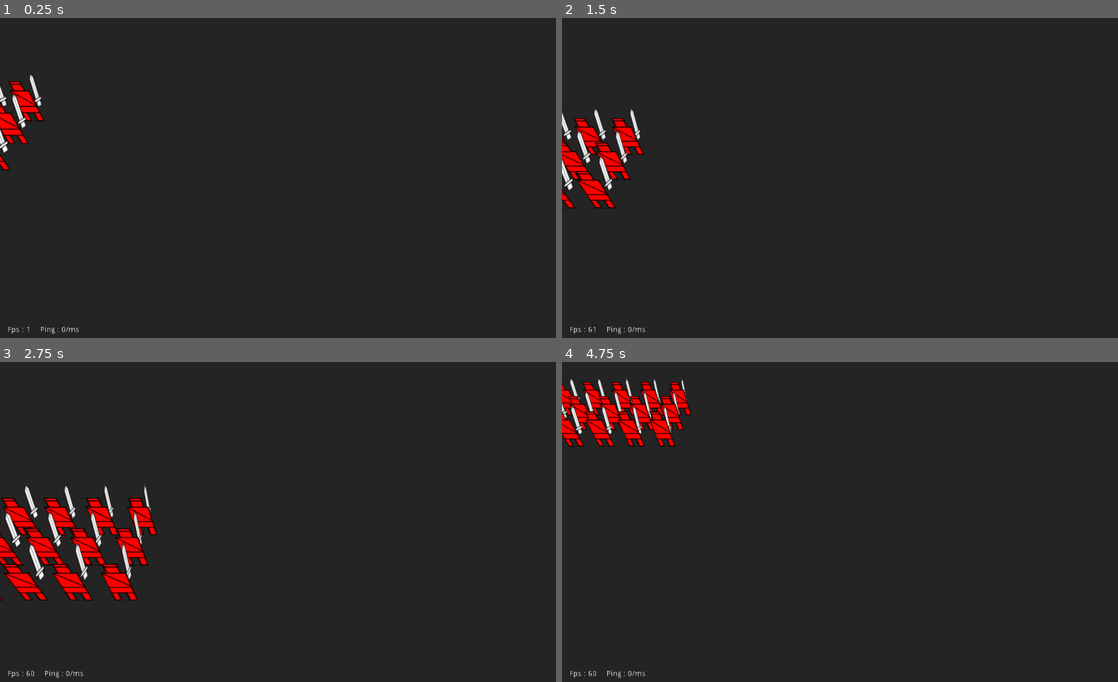
Above: before the commit, frames 1-4 (two rows, left to right).
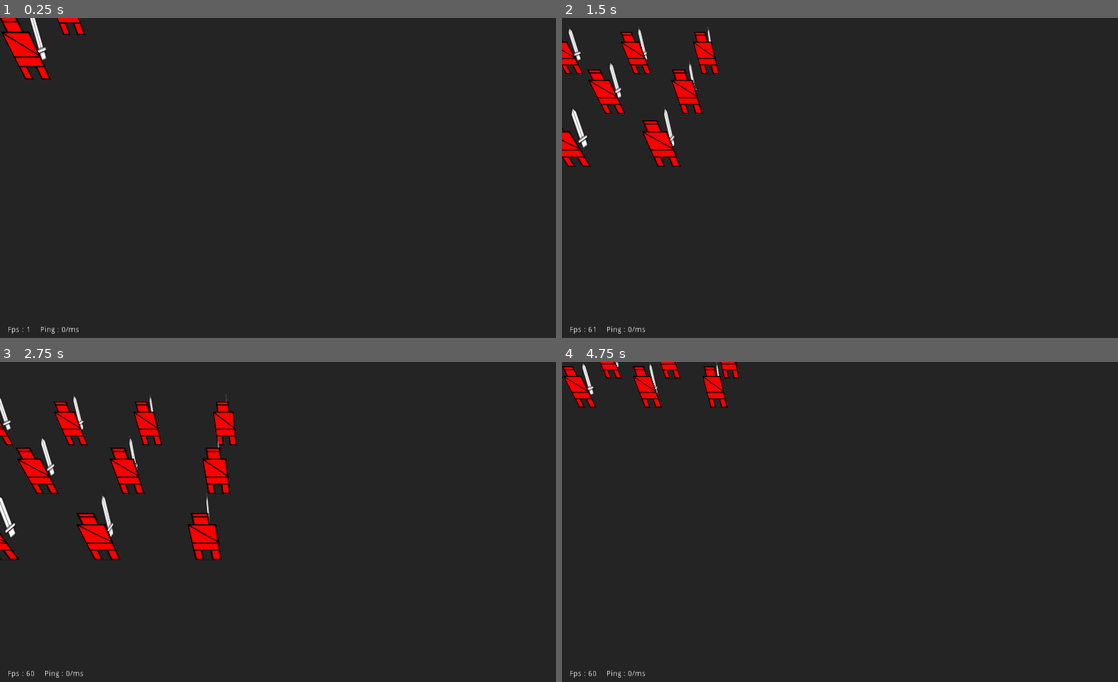
Above: after the commit, the same moments.

Repository: renosyah/nation-conquest
Game: Godot game, scene res://gameplay/mp/host/host.tscn
Same seed, same stepped clock (60 frames per second), same inputs: the game is played once before the commit and once after it. This scene is started directly instead of the project's main scene.
Inputs (mouse positions are in pixels of both pictures, inside the frame that each line leads up to):
- Up to frame 1 (0.25 s): no input
- Up to frame 2 (1.5 s): move the mouse to (962, 165) at 0.52 s; click (962, 165) at 0.67 s; tap Enter at 1.25 s; drag from (728, 197) to (812, 245) at 1.27 s
- Up to frame 3 (2.75 s): move the mouse to (333, 451) at 2.02 s; click (333, 451) at 2.17 s
- Up to frame 4 (4.75 s): tap Space at 2.75 s; drag from (812, 589) to (673, 477) at 2.77 s; move the mouse to (1006, 573) at 3.52 s; click (1006, 573) at 3.67 s; tap Enter at 4.25 s; drag from (673, 477) to (756, 442) at 4.27 s

The runs differ from the first frame. In frame 1, 2.0% of the frame differs, in the area x 0-16%, y 0-48%; in frame 2, 4.9%; in frame 3, 8.8%, in the area x 0-43%, y 10-75%; in frame 4, 4.2%.
Error in both runs: Invalid get index 'seed' (on base: 'Dictionary'). (res://gameplay/mp/host/host.gd:37)

Commit message:
better squad combat # 2

Diff:
--- /dev/null
+++ b/assets/hit_particle/custom_particle/custom_text_particle.gd
@@ -0,0 +1,21 @@
+extends CPUParticles
+class_name CustomTextParticle
+
+onready var timer = $Timer
+
+func is_emitting() -> bool:
+	return not timer.is_stopped()
+
+func display_hit(s :String):
+	if is_emitting():
+		return
+
+	if not mesh is TextMesh:
+		return
+
+	(mesh as TextMesh).text = s
+
+	timer.start()
+
+	amount = int(rand_range(2, 4))
+	emitting = true
--- /dev/null
+++ b/assets/hit_particle/custom_particle/custom_text_particle.tscn
@@ -0,0 +1,45 @@
+[gd_scene load_steps=6 format=2]
+
+[ext_resource path="res://assets/ui/fonts/montserrat_eb_32.tres" type="DynamicFont" id=1]
+[ext_resource path="res://assets/hit_particle/custom_particle/custom_text_particle.gd" type="Script" id=2]
+
+[sub_resource type="SpatialMaterial" id=11]
+flags_unshaded = true
+flags_do_not_receive_shadows = true
+flags_disable_ambient_light = true
+vertex_color_use_as_albedo = true
+params_billboard_mode = 1
+params_billboard_keep_scale = true
+
+[sub_resource type="TextMesh" id=12]
+material = SubResource( 11 )
+text = "Wack!"
+font = ExtResource( 1 )
+
+[sub_resource type="Curve" id=10]
+_data = [ Vector2( 0.0376569, 0.929545 ), 0.0, 0.0, 0, 0, Vector2( 1, 0.464773 ), -1.58776, 0.0, 0, 0 ]
+
+[node name="CPUParticles" type="CPUParticles"]
+cast_shadow = 0
+generate_lightmap = false
+emitting = false
+amount = 4
+lifetime = 0.7
+one_shot = true
+explosiveness = 1.0
+randomness = 0.4
+lifetime_randomness = 0.6
+mesh = SubResource( 12 )
+direction = Vector3( 0, 16, 0 )
+gravity = Vector3( 0, -25, 0 )
+initial_velocity = 10.0
+initial_velocity_random = 0.2
+scale_amount_curve = SubResource( 10 )
+script = ExtResource( 2 )
+__meta__ = {
+"_editor_description_": ""
+}
+
+[node name="Timer" type="Timer" parent="."]
+wait_time = 1.6
+one_shot = true
--- /dev/null
+++ b/assets/hit_particle/hit_particle.gd
@@ -0,0 +1,28 @@
+extends Spatial
+class_name HitParticle
+
+const custom_particle_scene = preload("res://assets/hit_particle/custom_particle/custom_text_particle.tscn")
+
+export var max_pool :int = 2
+var particles :Array = []
+
+func _ready():
+	set_as_toplevel(true)
+	for i in range(max_pool):
+		particles.append(_create_particle())
+
+func _create_particle() -> CustomTextParticle:
+	var custom_particle = custom_particle_scene.instance()
+	add_child(custom_particle)
+	return custom_particle
+
+func display_hit(s :String):
+	for i in particles:
+		if not i.is_emitting():
+			i.display_hit(s)
+			return
+
+	var _create_new = _create_particle()
+	_create_new.display_hit(s)
+
+	particles.append(_create_particle())
--- /dev/null
+++ b/assets/hit_particle/hit_particle.tscn
@@ -0,0 +1,9 @@
+[gd_scene load_steps=2 format=2]
+
+[ext_resource path="res://assets/hit_particle/hit_particle.gd" type="Script" id=2]
+
+[node name="hit_particle" type="Spatial"]
+script = ExtResource( 2 )
+__meta__ = {
+"_editor_description_": ""
+}
--- a/entity/squad/squad.gd
+++ b/entity/squad/squad.gd
@@ -7,23 +7,25 @@
 export var unit :Resource
 export var team :int = 0
 export var color :Color = Color.white
-export var max_unit :int = 16
-
-var units :Array = []
-var targets :Array = []
+export var max_unit :int = 15
 
 export var is_moving :bool = false
 export var move_to :Vector3
 export var margin :float = 0.3
 export var speed :int = 2
 
+export var formation_space :int = 2
+
+var _units :Array = []
+var _targets :Array = []
 var _velocity :Vector3
 
 puppet var _puppet_translation :Vector3
 onready var _input_detection = $input_detection
-onready var _sprite_3d = $Sprite3D
+onready var _sprite_3d =  $banner/Sprite3D
 onready var _agro_timer = $agro_timer
-onready var _unit_count = $unit_count
+onready var _unit_count = $banner/unit_count
+onready var _hit_particle = $hit_particle
 
 # Called when the node enters the scene tree for the first time.
 func _ready():
@@ -41,17 +43,21 @@
 		_unit.color = color
 		_unit.connect("unit_selected", self, "_unit_selected")
 		_unit.connect("unit_dead", self, "_unit_dead")
+		_unit.connect("unit_take_damage", self, "_unit_take_damage")
 		add_child(_unit)
 
 		_unit.set_as_toplevel(true)
 		_unit.translation = formations[pos] + Vector3(0, 2, 0)
-		units.append(_unit)
+		_units.append(_unit)
 		pos += 1
 
 func _unit_selected(_unit):
 	emit_signal("squad_selected", self)
 
-func _unit_dead(_unit):
+func _unit_take_damage(_unit :BaseUnit, _damage :int):
+	rpc_unreliable("_damage_unit", _unit.get_path(), _damage)
+
+func _unit_dead(_unit :BaseUnit):
 	rpc("_erase_unit", _unit.get_path())
 
 func _network_timmer_timeout() -> void:
@@ -59,32 +65,40 @@
 
 	if _is_master and _is_online:
 		rset_unreliable("_puppet_translation", global_transform.origin)
+
+remotesync func _damage_unit(_unit_path :NodePath, _damage :int):
+	var _unit :BaseUnit = get_node_or_null(_unit_path)
+	if not is_instance_valid(_unit):
+		return
+
+	_hit_particle.translation = _unit.global_transform.origin
+	_hit_particle.display_hit("-" + str(_damage))
 
 remotesync func _erase_unit(_unit_path :NodePath):
 	var _unit :BaseUnit = get_node_or_null(_unit_path)
 	if not is_instance_valid(_unit):
 		return
 
-	units.erase(_unit)
+	_units.erase(_unit)
 	_unit.queue_free()
 
-	(_unit_count.mesh as TextMesh).text = str(units.size())
-
-	if units.empty():
+	(_unit_count.mesh as TextMesh).text = str(_units.size())
+
+	if _units.empty():
 		emit_signal("squad_dead", self)
 		queue_free()
 
-func moving(_delta :float) -> void:
+func _on_formation_time_timeout():
 	var formations = get_formation_box()
-	for i in range(units.size()):
-		if not is_instance_valid(units[i]):
+	for i in range(_units.size()):
+		if not is_instance_valid(_units[i]):
 			continue
 
-		if units[i].is_attacking and not targets.empty():
+		if _units[i].is_attacking and not _targets.empty():
 			continue
 
-		units[i].is_moving = true
-		units[i].move_to = formations[i]
+		_units[i].is_moving = true
+		_units[i].move_to = formations[i]
 
 func master_moving(delta :float) -> void:
 	.master_moving(delta)
@@ -121,40 +135,42 @@
 	if event is InputEventSingleScreenTap:
 		emit_signal("squad_selected", self)
 
-func get_formation_box(space : int = 1):
+func get_formation_box():
 	var formations = []
 	var pos = global_transform.origin
 	var s_side = round(sqrt(max_unit))
-	var unit_pos = pos - space * Vector3(s_side/2,pos.y, s_side/2)
+	var unit_pos = pos - formation_space * Vector3(s_side/2,pos.y, s_side/2)
+
 	for i in max_unit:
+		unit_pos.y = pos.y
 		formations.append(unit_pos)
-		unit_pos.x += space
-		if unit_pos.x > (pos.x + s_side * space / 2):
-			unit_pos.z += space
-			unit_pos.x = pos.x - space * s_side / 2
+		unit_pos.x += formation_space
+		if unit_pos.x > (pos.x + s_side * formation_space / 2):
+			unit_pos.z += formation_space
+			unit_pos.x = pos.x - formation_space * s_side / 2
 
 	return formations
 
 func attack_targets():
-	if targets.empty():
-		return
-
-	for i in range(targets.size()):
+	if _targets.empty():
+		return
+
+	for i in range(_targets.size()):
 		if i > 2:
 			return
 
-		if i < units.size():
-			if not is_instance_valid(units[i]):
-				units.remove(i)
+		if i < _units.size():
+			if not is_instance_valid(_units[i]):
+				_units.remove(i)
 				return
 
-			if not is_instance_valid(targets[i]):
-				targets.remove(i)
+			if not is_instance_valid(_targets[i]):
+				_targets.remove(i)
 				return
 
-			units[i].is_moving = false
-			units[i].is_attacking = true
-			units[i].attack_to = targets[i]
+			_units[i].is_moving = false
+			_units[i].is_attacking = true
+			_units[i].attack_to = _targets[i]
 
 
 func _on_Area_body_entered(body):
@@ -162,22 +178,22 @@
 		return
 
 	if body is BaseUnit:
-		if body in units:
+		if body in _units:
 			return
 
 		if body.team == team:
 			return
 
-		targets.append(body)
+		_targets.append(body)
 
 	_agro_timer.start()
 
 func _on_Area_body_exited(body):
-	if  body in targets:
-		targets.erase(body)
+	if body in _targets:
+		_targets.erase(body)
 
 func _on_agro_timer_timeout():
-	if not targets.empty():
+	if not _targets.empty():
 		_agro_timer.start()
 	else:
 		_agro_timer.stop()
--- a/entity/squad/squad.tscn
+++ b/entity/squad/squad.tscn
@@ -4,13 +4,11 @@
 [ext_resource path="res://addons/Godot-Touch-Input-Manager/input_detection.tscn" type="PackedScene" id=2]
 [ext_resource path="res://entity/squad/squad.png" type="Texture" id=3]
 [ext_resource path="res://assets/ui/fonts/montserrat_eb_48.tres" type="DynamicFont" id=4]
+[ext_resource path="res://assets/hit_particle/hit_particle.tscn" type="PackedScene" id=5]
 
 [sub_resource type="CapsuleShape" id=1]
-radius = 0.235555
-height = 0.213924
-
-[sub_resource type="BoxShape" id=2]
-extents = Vector3( 0.370385, 0.349057, 1 )
+radius = 2.10997
+height = 0.362554
 
 [sub_resource type="SpatialMaterial" id=4]
 flags_unshaded = true
@@ -30,27 +28,28 @@
 
 [node name="squad" type="KinematicBody"]
 collision_layer = 2
-collision_mask = 0
+collision_mask = 2
 script = ExtResource( 1 )
 
 [node name="CollisionShape" type="CollisionShape" parent="."]
-transform = Transform( 1, 0, 0, 0, -4.37114e-08, -1, 0, 1, -4.37114e-08, 0, 0, 0 )
+transform = Transform( 1, 0, 0, 0, -4.37114e-08, -1, 0, 1, -4.37114e-08, 0, 1.21803, 0 )
 shape = SubResource( 1 )
-
-[node name="CollisionShape2" type="CollisionShape" parent="."]
-transform = Transform( 1, 0, 0, 0, -4.37114e-08, -1, 0, 1, -4.37114e-08, 0, 1.58924, 0 )
-shape = SubResource( 2 )
 
 [node name="input_detection" parent="." instance=ExtResource( 2 )]
 
-[node name="unit_count" type="MeshInstance" parent="."]
-transform = Transform( 1, 0, 0, 0, 1, 0, 0, 0, 1, 0, 1.49843, 0 )
+[node name="banner" type="Spatial" parent="."]
+transform = Transform( 1, 0, 0, 0, 1, 0, 0, 0, 1, 0, 2, 0 )
+
+[node name="unit_count" type="MeshInstance" parent="banner"]
 mesh = SubResource( 5 )
+skeleton = NodePath("../..")
 
-[node name="Sprite3D" type="Sprite3D" parent="."]
-transform = Transform( 1, 0, 0, 0, 1, 0, 0, 0, 1, 0, 1.51501, 0 )
+[node name="Sprite3D" type="Sprite3D" parent="banner"]
 billboard = 1
 texture = ExtResource( 3 )
+
+[node name="hit_particle" parent="." instance=ExtResource( 5 )]
+max_pool = 8
 
 [node name="Area" type="Area" parent="."]
 collision_mask = 0
@@ -65,8 +64,13 @@
 wait_time = 0.5
 one_shot = true
 
+[node name="formation_time" type="Timer" parent="."]
+wait_time = 0.5
+autostart = true
+
 [connection signal="input_event" from="." to="." method="_on_squad_input_event"]
 [connection signal="any_gesture" from="input_detection" to="." method="_on_input_detection_any_gesture"]
 [connection signal="body_entered" from="Area" to="." method="_on_Area_body_entered"]
 [connection signal="body_exited" from="Area" to="." method="_on_Area_body_exited"]
 [connection signal="timeout" from="agro_timer" to="." method="_on_agro_timer_timeout"]
+[connection signal="timeout" from="formation_time" to="." method="_on_formation_time_timeout"]
--- a/entity/unit/BaseUnit.gd
+++ b/entity/unit/BaseUnit.gd
@@ -2,6 +2,7 @@
 class_name BaseUnit
 
 signal unit_selected(_unit)
+signal unit_take_damage(_unit, _damage)
 signal unit_dead(_unit)
 
 export var is_dead :bool = false
@@ -91,6 +92,9 @@
 	if hp < 1:
 		is_dead = true
 		emit_signal("unit_dead", self)
+		return
+
+	emit_signal("unit_take_damage", self, damage)
 
 func moving(delta :float):
 	if not is_moving:
--- a/project.godot
+++ b/project.godot
@@ -39,10 +39,20 @@
 "language": "GDScript",
 "path": "res://entity/unit/BaseUnit.gd"
 }, {
+"base": "CPUParticles",
+"class": "CustomTextParticle",
+"language": "GDScript",
+"path": "res://assets/hit_particle/custom_particle/custom_text_particle.gd"
+}, {
 "base": "Node",
 "class": "GDUUID",
 "language": "GDScript",
 "path": "res://addons/godot-uuid/uuid.gd"
+}, {
+"base": "Spatial",
+"class": "HitParticle",
+"language": "GDScript",
+"path": "res://assets/hit_particle/hit_particle.gd"
 }, {
 "base": "InputEventAction",
 "class": "InputEventMultiScreenDrag",
@@ -141,7 +151,9 @@
 "BaseMap": "",
 "BaseUi": "",
 "BaseUnit": "",
+"CustomTextParticle": "",
 "GDUUID": "",
+"HitParticle": "",
 "InputEventMultiScreenDrag": "",
 "InputEventScreenPinch": "",
 "InputEventScreenTwist": "",
